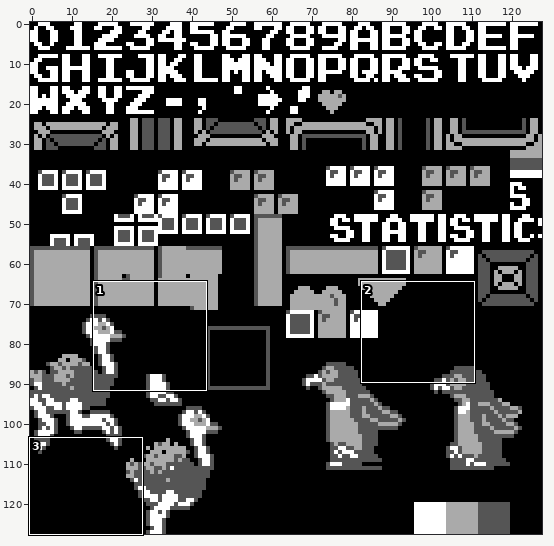
Sprite sheet, stored at src/gfx/game_tileset.png. The picture above shows the old version from afar; the outline marks the close-up.
Close-up. Before:
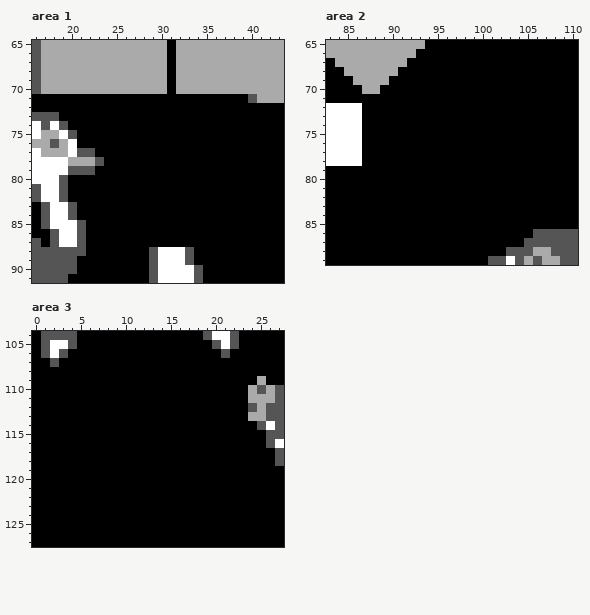
The file is 128x128 pixels. Shown: area 1: x 16..43, y 65..91; area 2: x 83..110, y 65..89; area 3: x 0..27, y 104..127.
After:
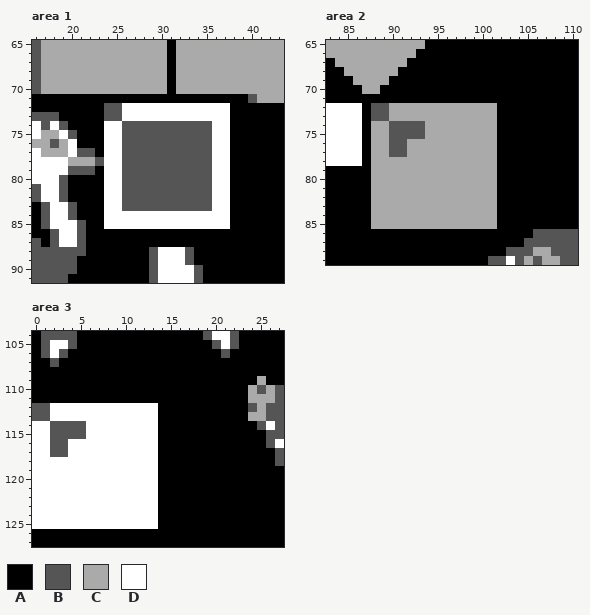
Palette (. is transparent): A #000000  B #555555  C #aaaaaa  D #ffffff
The edit:
Area 1:
y 72..73: x 24..37 AAAAAAAAAAAAAA -> BBDDDDDDDDDDDD
y 74..83: x 24..37 AAAAAAAAAAAAAA -> DDBBBBBBBBBBDD
y 84..85: x 24..37 AAAAAAAAAAAAAA -> DDDDDDDDDDDDDD
Area 2:
y 72..73: x 88..101 AAAAAAAAAAAAAA -> BBCCCCCCCCCCCC
y 74..75: x 88..101 AAAAAAAAAAAAAA -> CCBBBBCCCCCCCC
y 76..77: x 88..101 AAAAAAAAAAAAAA -> CCBBCCCCCCCCCC
y 78..85: x 88..101 AAAAAAAAAAAAAA -> CCCCCCCCCCCCCC
Area 3:
y 112..113: x 0..13 AAAAAAAAAAAAAA -> BBDDDDDDDDDDDD
y 114..115: x 0..13 AAAAAAAAAAAAAA -> DDBBBBDDDDDDDD
y 116..117: x 0..13 AAAAAAAAAAAAAA -> DDBBDDDDDDDDDD
y 118..125: x 0..13 AAAAAAAAAAAAAA -> DDDDDDDDDDDDDD
Where, in picture pixels (left, top, right, bottom), the same in both close-ups:
changed: (104, 103, 230, 229)
changed: (371, 103, 497, 229)
changed: (32, 403, 158, 529)
